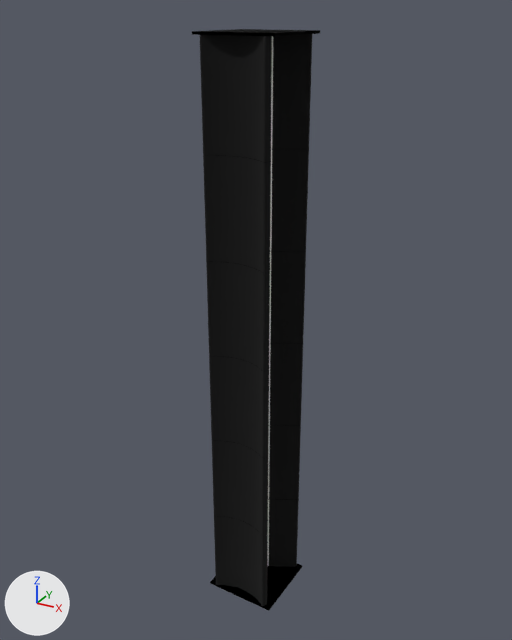
The glTF model public/data/models/assemblies/0005.glb: old version first, new version second.
Camera for both pictures: a 50 mm camera at (6.745, 2.951, 1.866) aimed at (5.935, 4.423, 1.13). The lights are fixed; the arrows at lower left show +X, +Y and +Z.
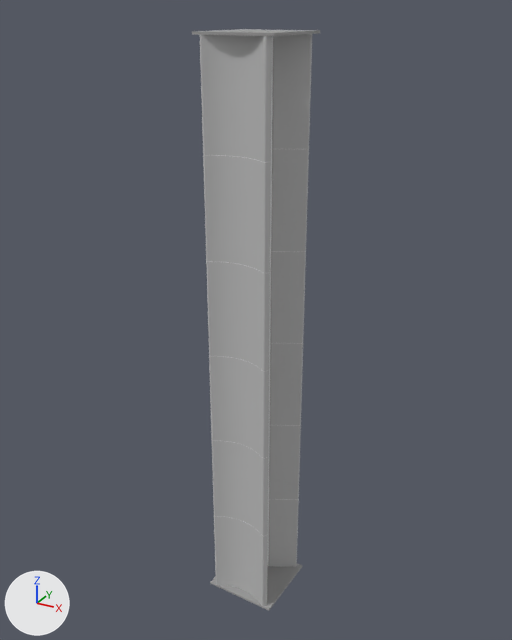
The newer file is also turned or shifted as a whole; pictures and numbers use the older file's frame.

Location of each change, [x1, y1, x2, y2] in pixels of the pictures (512 x 640 px):
'Mesh_2', recoloured (black to grey)
    both: [200, 35, 272, 162]
'Mesh_6', recoloured (black to grey)
    both: [203, 155, 271, 273]
'Mesh_10', recoloured (black to grey)
    both: [206, 262, 270, 371]
'Mesh_14', recoloured (black to grey)
    both: [209, 356, 269, 458]
'Mesh_1', recoloured (black to grey)
    both: [272, 34, 312, 149]
'Mesh_18', recoloured (black to grey)
    both: [212, 441, 268, 536]
'Mesh_5', recoloured (black to grey)
    both: [271, 149, 309, 252]
'Mesh_22', recoloured (black to grey)
    both: [214, 516, 268, 606]
'Mesh_9', recoloured (black to grey)
    both: [271, 252, 306, 343]
'Mesh_13', recoloured (black to grey)
    both: [270, 343, 303, 425]
'Mesh_17', recoloured (black to grey)
    both: [269, 425, 301, 499]
'Mesh_21', recoloured (black to grey)
    both: [269, 499, 299, 567]
'Mesh_24', recoloured (black to grey)
    both: [210, 564, 302, 611]
'Mesh_23', recoloured (black to grey)
    both: [192, 29, 320, 36]

Patch to the scene script:
```diff
--- a/public/data/models/assemblies/0005.glb.py
+++ b/public/data/models/assemblies/0005.glb.py
@@ me_mesh_1 @@
 me_mesh_1.from_pydata(...)  # 210 vertices, 416 faces; spans x 5.869..6.042, y 4.444..4.503, z 1.566..1.816
-me_mesh_1.materials.append(mat_concrete_simple_a01_200cm_1)  # black #000000
+me_mesh_1.materials.append(mat_pixel)  # light grey #bfbfbf
@@ me_mesh_2 @@
 me_mesh_2.from_pydata(...)  # 210 vertices, 416 faces; spans x 5.861..6.035, y 4.295..4.354, z 1.566..1.816
-me_mesh_2.materials.append(mat_concrete_simple_a01_200cm)  # black #000000
+me_mesh_2.materials.append(mat_pixel)  # light grey #bfbfbf
@@ me_mesh_5 @@
 me_mesh_5.from_pydata(...)  # 210 vertices, 416 faces; spans x 5.869..6.042, y 4.444..4.503, z 1.315..1.565
-me_mesh_5.materials.append(mat_concrete_simple_a01_200cm)  # black #000000
+me_mesh_5.materials.append(mat_pixel)  # light grey #bfbfbf
@@ me_mesh_6 @@
 me_mesh_6.from_pydata(...)  # 210 vertices, 416 faces; spans x 5.861..6.035, y 4.295..4.354, z 1.315..1.565
-me_mesh_6.materials.append(mat_concrete_simple_a01_200cm)  # black #000000
+me_mesh_6.materials.append(mat_pixel)  # light grey #bfbfbf
@@ me_mesh_9 @@
 me_mesh_9.from_pydata(...)  # 210 vertices, 416 faces; spans x 5.869..6.042, y 4.444..4.503, z 1.064..1.314
-me_mesh_9.materials.append(mat_concrete_simple_a01_200cm)  # black #000000
+me_mesh_9.materials.append(mat_pixel)  # light grey #bfbfbf
@@ me_mesh_10 @@
 me_mesh_10.from_pydata(...)  # 210 vertices, 416 faces; spans x 5.861..6.035, y 4.295..4.354, z 1.064..1.314
-me_mesh_10.materials.append(mat_concrete_simple_a01_200cm_1)  # black #000000
+me_mesh_10.materials.append(mat_pixel)  # light grey #bfbfbf
@@ me_mesh_13 @@
 me_mesh_13.from_pydata(...)  # 210 vertices, 416 faces; spans x 5.869..6.042, y 4.444..4.503, z 0.813..1.063
-me_mesh_13.materials.append(mat_concrete_simple_a01_200cm)  # black #000000
+me_mesh_13.materials.append(mat_pixel)  # light grey #bfbfbf
@@ me_mesh_14 @@
 me_mesh_14.from_pydata(...)  # 210 vertices, 416 faces; spans x 5.861..6.035, y 4.295..4.354, z 0.813..1.063
-me_mesh_14.materials.append(mat_concrete_simple_a01_200cm)  # black #000000
+me_mesh_14.materials.append(mat_pixel)  # light grey #bfbfbf
@@ me_mesh_17 @@
 me_mesh_17.from_pydata(...)  # 210 vertices, 416 faces; spans x 5.869..6.042, y 4.444..4.503, z 0.562..0.812
-me_mesh_17.materials.append(mat_concrete_simple_a01_200cm)  # black #000000
+me_mesh_17.materials.append(mat_pixel)  # light grey #bfbfbf
@@ me_mesh_18 @@
 me_mesh_18.from_pydata(...)  # 210 vertices, 416 faces; spans x 5.861..6.035, y 4.295..4.354, z 0.562..0.812
-me_mesh_18.materials.append(mat_concrete_simple_a01_200cm)  # black #000000
+me_mesh_18.materials.append(mat_pixel)  # light grey #bfbfbf
@@ me_mesh_21 @@
 me_mesh_21.from_pydata(...)  # 210 vertices, 416 faces; spans x 5.869..6.042, y 4.444..4.503, z 0.311..0.561
-me_mesh_21.materials.append(mat_concrete_simple_a01_200cm_1)  # black #000000
+me_mesh_21.materials.append(mat_pixel)  # light grey #bfbfbf
@@ me_mesh_22 @@
 me_mesh_22.from_pydata(...)  # 210 vertices, 416 faces; spans x 5.861..6.035, y 4.295..4.354, z 0.311..0.561
-me_mesh_22.materials.append(mat_concrete_simple_a01_200cm)  # black #000000
+me_mesh_22.materials.append(mat_pixel)  # light grey #bfbfbf
@@ me_mesh_23 @@
 me_mesh_23.from_pydata(...)  # 497 vertices, 1010 faces; spans x 5.847..6.057, y 4.294..4.504, z 1.816..1.822
-me_mesh_23.materials.append(mat_material_3)  # black #000000
+me_mesh_23.materials.append(mat_steel)  # grey #9e9e9e
@@ me_mesh_24 @@
 me_mesh_24.from_pydata(...)  # 497 vertices, 1010 faces; spans x 5.847..6.057, y 4.294..4.504, z 0.305..0.311
-me_mesh_24.materials.append(mat_material_3)  # black #000000
+me_mesh_24.materials.append(mat_steel)  # grey #9e9e9e
```
